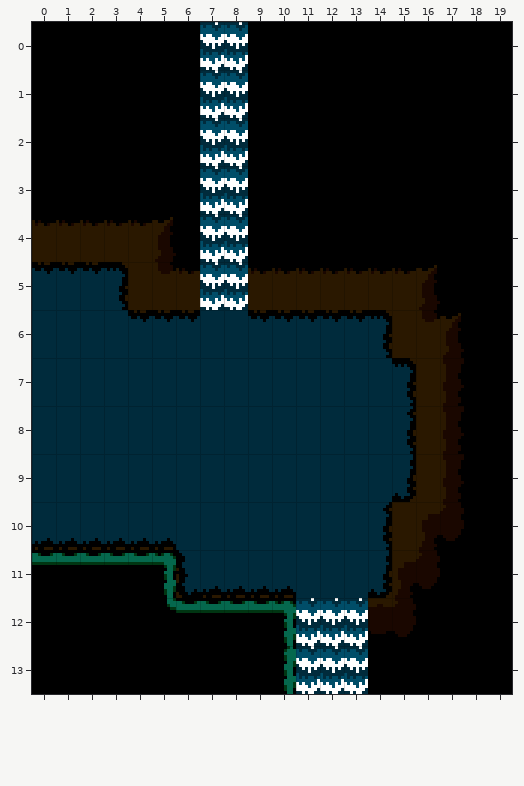
A Tiled map gets an edit: tiled/caves_room_3.tmx. Above: the version before the commit.
Cells are 8x16 px. Shown: x 0..19, y 0..13.
Once edited:
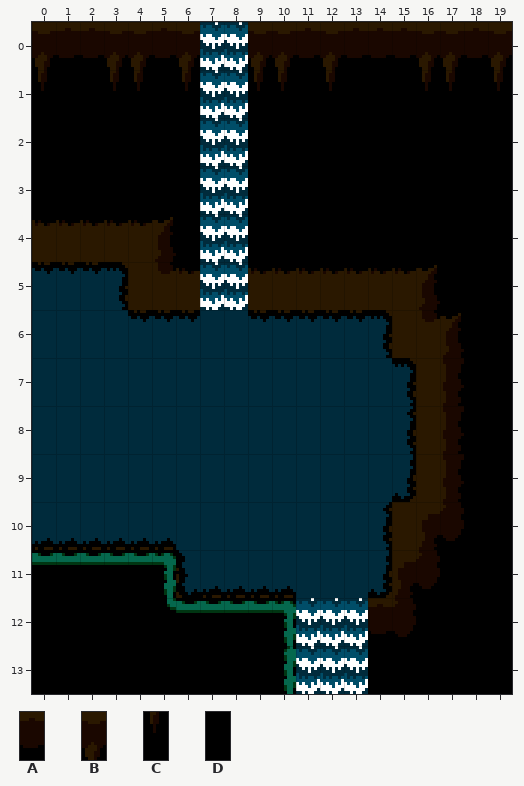
Key: from "caves_floors": A 1, B 16, C 17; from "caves_walls": D 10.
_ is an empty cell.
The commit says: caves palette loaded
The edit:
Layer "Tile Layer 1":
Tile D becomes tile A in row 0 at x 1 to 2, 5, 11, 13 to 15 and 18.
Tile D becomes tile B in row 0 at x 0, 3 to 4, 6, 9 to 10, 12, 16 to 17 and 19.
Tile D becomes tile C in row 1 at x 0, 3 to 4, 6, 9 to 10, 12, 16 to 17 and 19.
